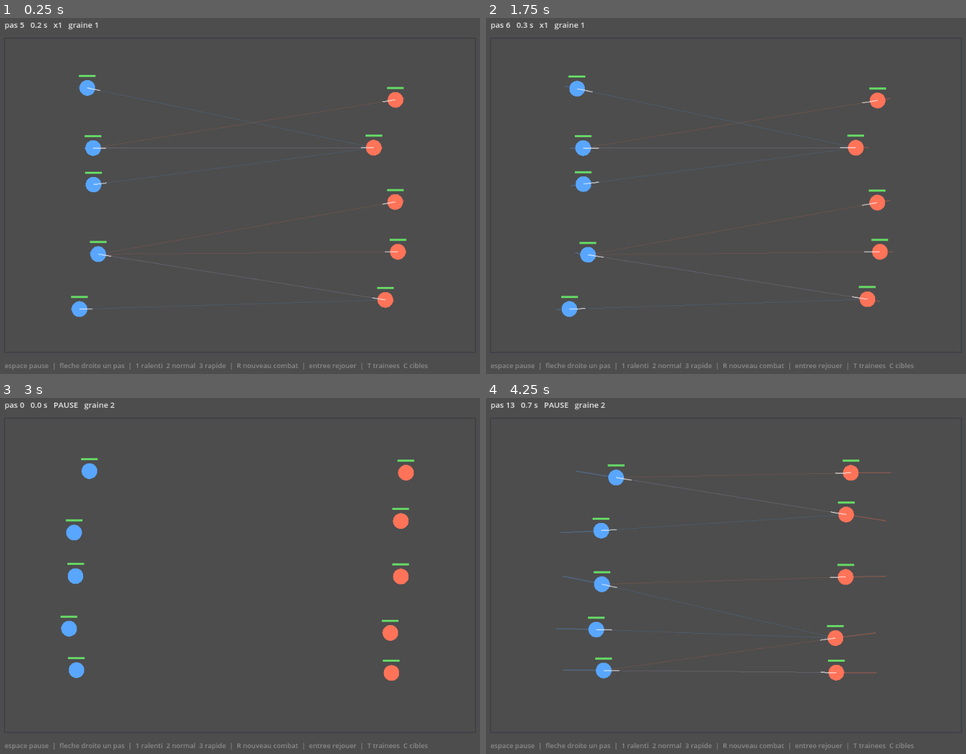
Above: before the commit, frames 1-4 (two rows, left to right).
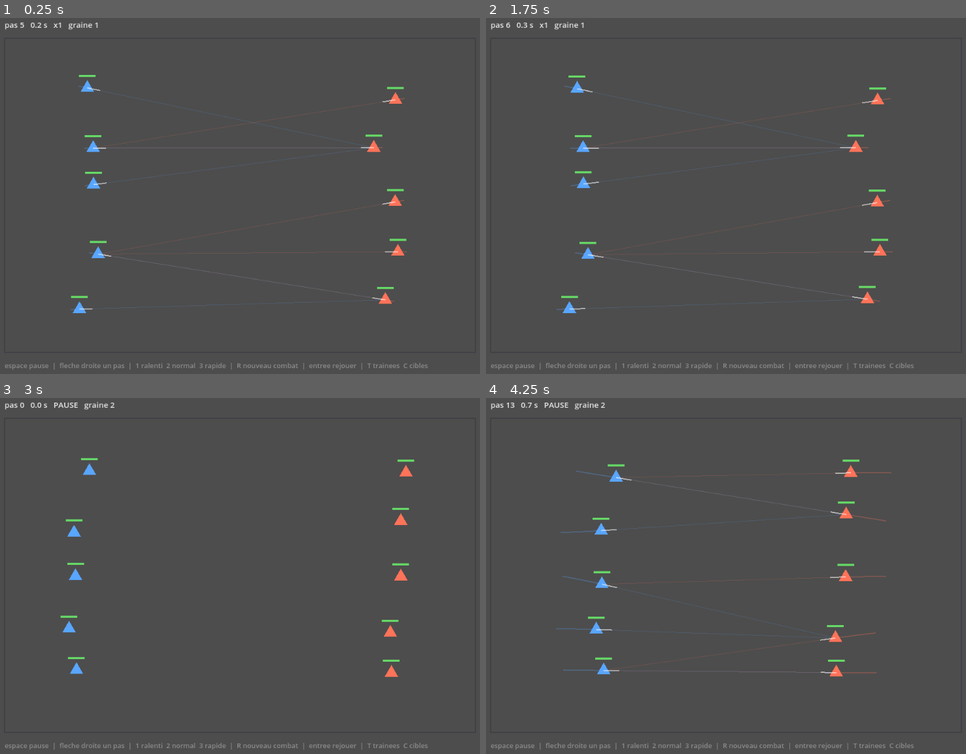
Above: after the commit, the same moments.

Repository: marketingprofr/LLA
Game: Godot game, scene res://main.tscn
Same seed, same stepped clock (60 frames per second), same inputs: the game is played once before the commit and once after it.
Inputs:
- Up to frame 1 (0.25 s): no input
- Up to frame 2 (1.75 s): tap Enter at 0.5 s; hold Right 0.53-1.28 s; tap 1 at 0.6 s; tap Space at 0.77, 1.25, 1.52 s; tap 2 at 1.35 s
- Up to frame 3 (3 s): hold Right from 2.03 s (still down); tap 3 at 2.1 s; tap Enter at 2.75 s; tap R at 2.85 s
- Up to frame 4 (4.25 s): tap Space at 3.02, 3.77 s; release Right at 3.53 s; tap Enter at 3.6 s

The runs differ from the first frame. In frame 1, 0.8% of the frame differs, in the area x 14-85%, y 17-85%; in frame 2, 0.7%; in frame 3, 0.8%, in the area x 12-87%, y 18-80%; in frame 4, 0.8%.

Commit message:
formes distinctes par ordre tactique dans le rendu
Losange=Hold, Carre=Frontline, Pentagone=Backline,
Cercle=Flank, Triangle=Breach. Les collisions restent
des cercles, seul l'affichage change.

Co-Authored-By: Claude Opus 4.6 <noreply@anthropic.com>
Claude-Session: https://claude.ai/code/session_016kFqvtDvh2hTXhFt8qBemz

Diff:
--- a/src/view/arena_renderer.gd
+++ b/src/view/arena_renderer.gd
@@ -64,11 +64,59 @@
 		if not f.alive:
 			continue
 		var p: Vector2 = origin + f.pos
-		ci.draw_circle(p, state.config.radius, ArenaPalette.team(f.team))
+		var r := state.config.radius
+		_draw_shape(ci, p, r, f.order, ArenaPalette.team(f.team))
 		_draw_windup(ci, state, f, p)
 		if show_velocity and f.vel.length() > 1.0:
 			ci.draw_line(p, p + f.vel * 0.20, ArenaPalette.VELOCITY, 2.0)
 		_draw_hp_bar(ci, state, f, p)
+
+
+func _draw_shape(ci: CanvasItem, c: Vector2, r: float, order: int, col: Color) -> void:
+	match order:
+		CombatFighter.Order.HOLD:
+			_draw_diamond(ci, c, r, col)
+		CombatFighter.Order.FRONTLINE:
+			_draw_square(ci, c, r, col)
+		CombatFighter.Order.BACKLINE:
+			_draw_pentagon(ci, c, r, col)
+		CombatFighter.Order.FLANK:
+			ci.draw_circle(c, r, col)
+		CombatFighter.Order.BREACH:
+			_draw_triangle(ci, c, r, col)
+		_:
+			ci.draw_circle(c, r, col)
+
+
+func _draw_diamond(ci: CanvasItem, c: Vector2, r: float, col: Color) -> void:
+	ci.draw_colored_polygon(PackedVector2Array([
+		c + Vector2(0, -r), c + Vector2(r, 0),
+		c + Vector2(0, r), c + Vector2(-r, 0),
+	]), col)
+
+
+func _draw_square(ci: CanvasItem, c: Vector2, r: float, col: Color) -> void:
+	var s := r * 0.82
+	ci.draw_colored_polygon(PackedVector2Array([
+		c + Vector2(-s, -s), c + Vector2(s, -s),
+		c + Vector2(s, s), c + Vector2(-s, s),
+	]), col)
+
+
+func _draw_triangle(ci: CanvasItem, c: Vector2, r: float, col: Color) -> void:
+	ci.draw_colored_polygon(PackedVector2Array([
+		c + Vector2(0, -r),
+		c + Vector2(r * 0.866, r * 0.5),
+		c + Vector2(-r * 0.866, r * 0.5),
+	]), col)
+
+
+func _draw_pentagon(ci: CanvasItem, c: Vector2, r: float, col: Color) -> void:
+	var pts := PackedVector2Array()
+	for i in 5:
+		var angle := -PI / 2.0 + float(i) * TAU / 5.0
+		pts.append(c + Vector2(cos(angle), sin(angle)) * r)
+	ci.draw_colored_polygon(pts, col)
 
 
 # Un cercle blanc qui se referme sur le combattant pendant l'armement.
